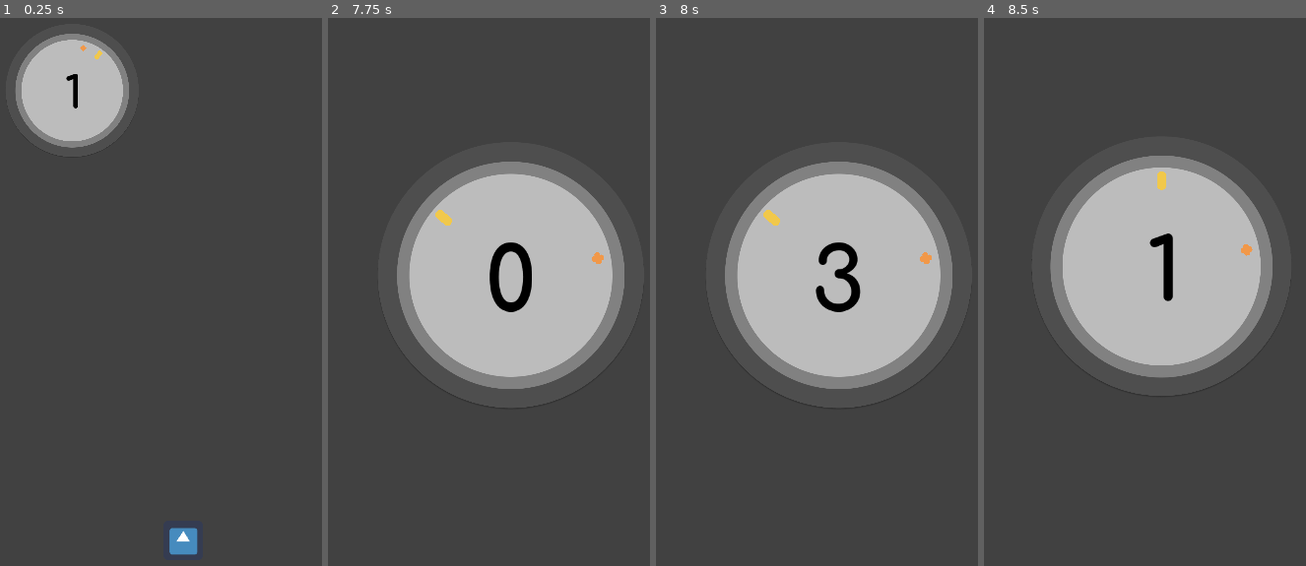
Above: before the commit, frames 1-4 (left to right).
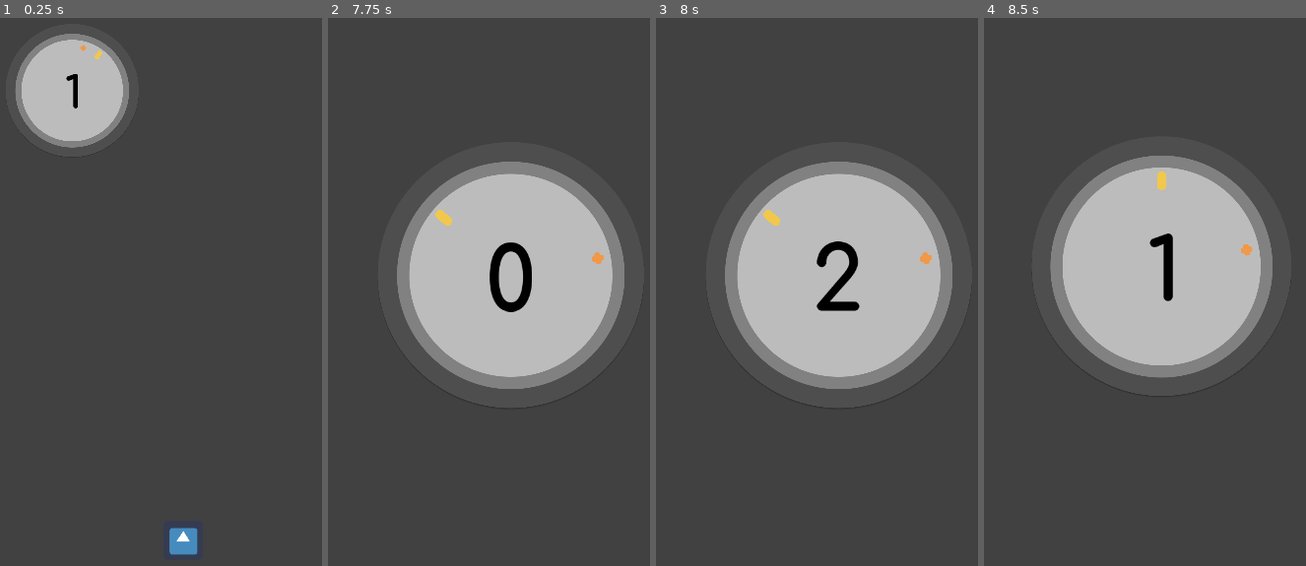
Above: after the commit, the same moments.

Repository: takecare/popthelock
Game: Godot game, scene res://scenes/Start.tscn
Same seed, same stepped clock (60 frames per second), same inputs: the game is played once before the commit and once after it. The engine's default icon, where the game draws it, is replaced by a stand-in: a white triangle on a blue panel in a dark square.
Inputs (mouse positions are in pixels of both pictures, inside the frame that each line leads up to):
- Up to frame 1 (0.25 s): no input
- Up to frame 2 (7.75 s): click (511, 538) at 0.5 s; tap Enter at 1.25, 3.5, 7.25 s; move the mouse to (608, 259) at 1.27 s; hold W 1.28-2.03 s; click (608, 259) at 1.35 s; move the mouse to (421, 341) at 2.02 s; hold S 2.03-2.78 s; tap G at 2.1 s; tap Space at 2.75, 4.25 s; move the mouse to (556, 127) at 2.77 s; hold W 2.78-4.28 s; tap H at 2.85 s; move the mouse to (489, 456) at 3.52 s; tap J at 3.6 s; move the mouse to (643, 418) at 4.27 s; hold S 4.28-6.53 s; tap Z at 4.35 s; move the mouse to (379, 182) at 5.02 s; tap X at 5.1 s; move the mouse to (534, 297) at 5.77 s; tap P at 5.85 s; move the mouse to (443, 100) at 6.52 s; hold W from 6.53 s (still down); tap O at 6.6 s; move the mouse to (608, 259) at 7.27 s; tap Y at 7.35 s
- Up to frame 3 (8 s): keep holding W
- Up to frame 4 (8.5 s): keep holding W; move the mouse to (1077, 341) at 8.02 s; tap M at 8.1 s

Frames 1-2 are identical in both runs. In frame 3, 0.6% of the frame differs, in the area x 49-64%, y 40-54%; in frame 4, nothing differs.

Commit message:
change level and speed progression to be linear

Diff:
--- a/scripts/Main.gd
+++ b/scripts/Main.gd
@@ -1,6 +1,7 @@
 extends Node2D
 
-const progression = [1, 3, 5, 7, 9, 11, 13, 15]
+const progression = [1, 2, 3, 4, 5, 6, 7, 8, 9, 10] # TODO fill this in
+const speed_step = 0.1
 
 export(int) var level = 0
 export(int) var count = progression[0]
@@ -8,10 +9,9 @@
 var is_playing: bool = false
 
 onready var crosshair: Crosshair = $Game/Crosshair
-export(float) var initial_speed = 1
 var crosshair_rotation_direction = -1 # 1=CW; -1=CCW # TODO should be enum and eport
 var should_crosshair_rotate: bool = true
-var crosshair_speed: float = initial_speed
+var crosshair_speed: float = 1
 
 onready var camera: Camera2D = $Camera
 
@@ -61,6 +61,7 @@
   if count == 0:
     increase_level()
 
+
 func replace_target() -> void:
   crosshair_rotation_direction *= -1
   print(min_angle_deg, " ", max_angle_deg)
@@ -82,7 +83,7 @@
   level += 1
   if level >= len(progression):
       return
-  crosshair_speed += initial_speed # TODO increase speed at reasonable pace
+  crosshair_speed += speed_step
   count = progression[level]
   score.next_level(count) # score.set_score(count)
 
@@ -91,9 +92,9 @@
   if !is_playing:
     return
   back_to_()
-  crosshair_speed = initial_speed
   level = 0
   count = progression[level]
+  crosshair_speed = 1
   score.set_score(count)
   reset_target()
 
